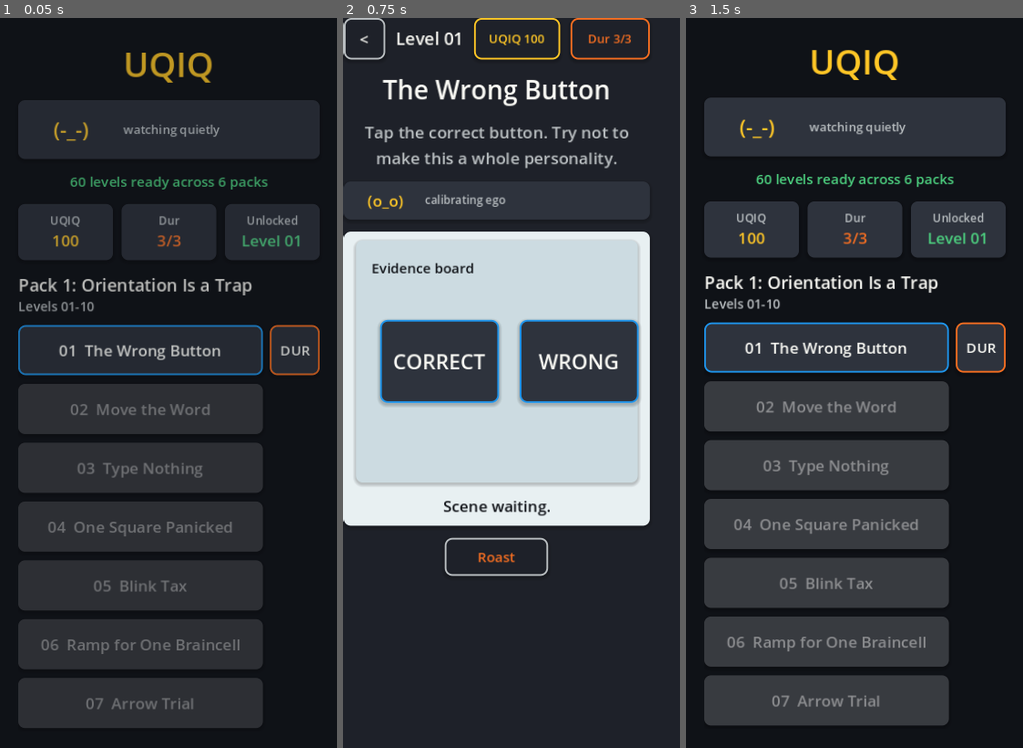
Above: before the commit, frames 1-3 (left to right).
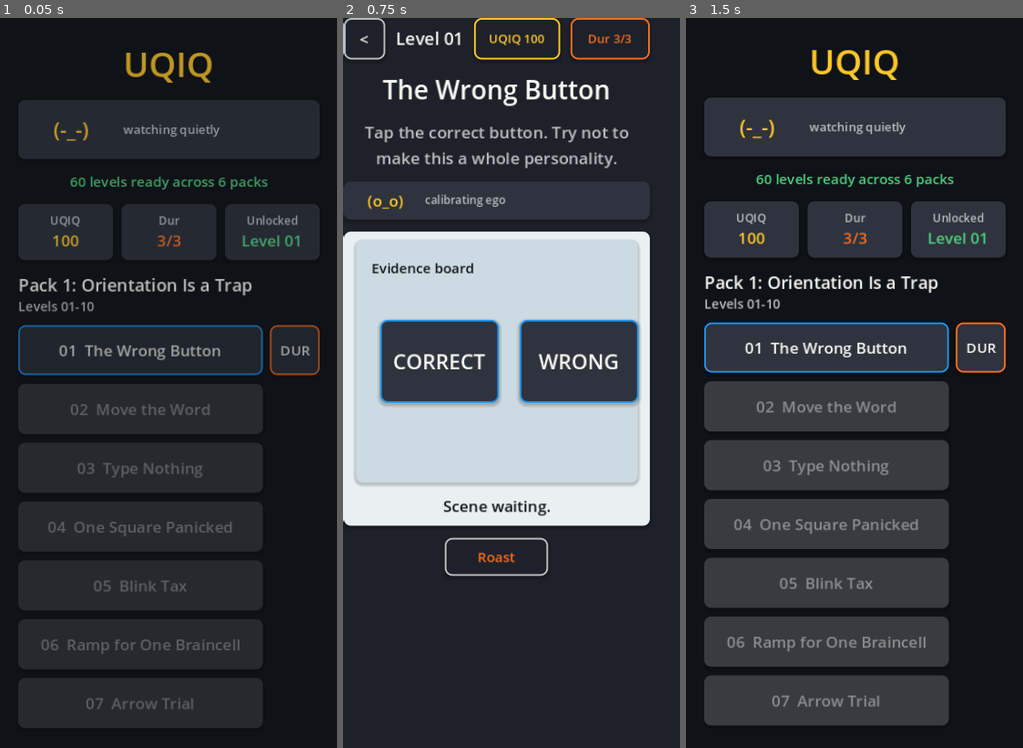
Above: after the commit, the same moments.

Repository: scwlkr/UQIQ
Game: Godot game, scene res://scenes/Main.tscn
Same seed, same stepped clock (60 frames per second), same inputs: the game is played once before the commit and once after it.
Inputs:
- Up to frame 1 (0.05 s): no input
- Up to frame 2 (0.75 s): click "01 The Wrong Button" at 0.5 s
- Up to frame 3 (1.5 s): click "<" at 1.25 s

The runs differ from the first frame. In frame 1, 0.5% of the frame differs, in the area x 5-95%, y 42-49%; in frame 2, nothing differs; in frame 3, nothing differs.

Commit message:
Animate level list rows

Diff:
--- a/scripts/main.gd
+++ b/scripts/main.gd
@@ -393,9 +393,12 @@
 	var is_playable := _is_level_playable(level)
 	var button_text := _level_row_button_text(level)
 	var row := HBoxContainer.new()
+	row.name = "level_row_%02d" % level_number
 	row.size_flags_horizontal = Control.SIZE_EXPAND_FILL
 	row.add_theme_constant_override("separation", 8)
+	row.set_meta("level_number", level_number)
 	parent.add_child(row)
+	_apply_board_entry_motion(row)
 
 	var button := _make_button(button_text, _level_button_color(level))
 	button.disabled = not is_playable
--- a/scripts/verify_issue_7_pack_1_smoke.gd
+++ b/scripts/verify_issue_7_pack_1_smoke.gd
@@ -226,6 +226,10 @@
 	_main.call("_show_level_list")
 	var row := _find_level_row(level_number)
 	if not _require(row != null, "Level List should render Level %d before Dur Token spend." % level_number):
+		return
+	if not _require(str(row.name) == "level_row_%02d" % level_number, "Level List row should be named for Level %d." % level_number):
+		return
+	if not _require(int(row.get_meta("entry_motion_count", 0)) > 0, "Level List row should record entry motion for Level %d." % level_number):
 		return
 	var dur_button := _find_dur_button(row)
 	if not _require(dur_button != null, "Level List should render a DUR button for Level %d." % level_number):
